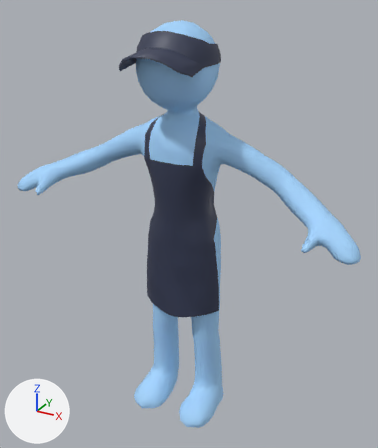
What one commit did to the FBX model Assets/Models/waiter.fbx.
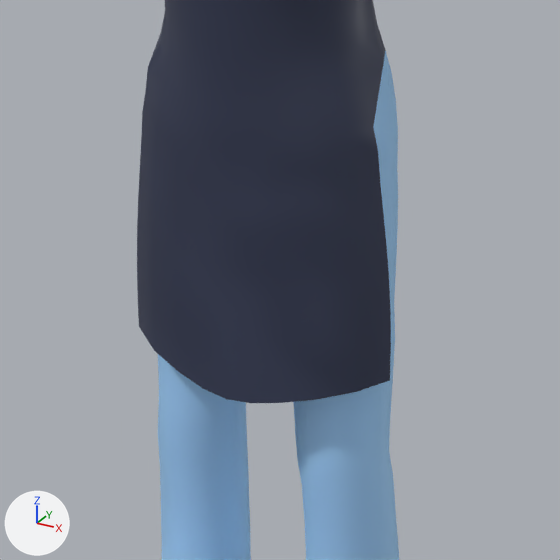
Each version is shown whole from a camera (50 mm lens) standing at (2.29, -4.03, 4.09) and looking at (0.09, -0.02, 2.08), then close up on the part from 29% to 71% of the width and 45% to 81% of the height. Every picture has the same lights, and +X, +Y and +Z are marked at lower left. Where no turn or scale is listed for an object, it has been applied to the vertices.

In view in the first close-up: 'stickman_ret.001'.
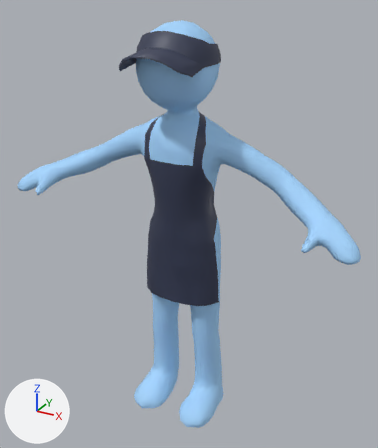
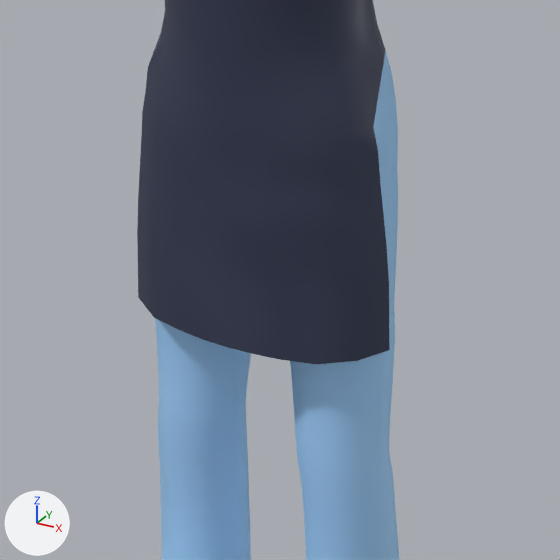
Where the change shows, as pixel boxes (x1, y1, x2, y2) in the close-ups (560 x 560 px):
```json
{"part": 1, "of": "me_stickman_ret_002", "change": "cut back", "before": [137, 191, 391, 403], "after": [137, 191, 390, 364]}
```

The change, as JSON lines over the scene's bpy script:
```json
{"block": "me_stickman_ret_002", "where": "# used by ob_stickman_ret_001; location = (0.0, 0.0, 0.0)"}
{"op": "remove", "block": "me_stickman_ret_002", "code": "me_stickman_ret_002.from_pydata(...)  # 1543 vertices, 1588 faces; spans x -1.75..1.73, y -0.49..0.34, z -0.02..3.89"}
{"op": "add", "block": "me_stickman_ret_002", "code": "me_stickman_ret_002.from_pydata(...)  # 1521 vertices, 1568 faces; spans x -1.75..1.73, y -0.49..0.34, z -0.02..3.89"}
{"block": "me_stickman_ret_002", "change": "me_stickman_ret_002 part 1"}
{"block": "me_stickman_ret_002", "change": "22 vertices are removed from x -0.42..0.41, y -0.21..0.01, z 1.13..1.42"}
{"block": "me_stickman_ret_002", "change": "26 faces are deleted"}
{"block": "me_stickman_ret_002", "change": "4 vertices in x -0.08..0.08, y -0.21..-0.2, z 1.46..1.57 move by (0.0, 0.0, 0.03)"}
{"block": "me_stickman_ret_002", "change": "4 vertices in x -0.41..0.4, y -0.09..0.0, z 1.53 move by (0.0, 0.0, -0.02)"}
{"block": "me_stickman_ret_002", "change": "16 vertices move from x -0.41..0.41, y -0.21..0.01, z 1.18..1.66 to x -0.41..0.41, y -0.21..0.01, z 1.3..1.66"}
{"block": "me_stickman_ret_002", "change": "6 new faces join them, mat_material_003 (dark blue #353c55)"}
```
